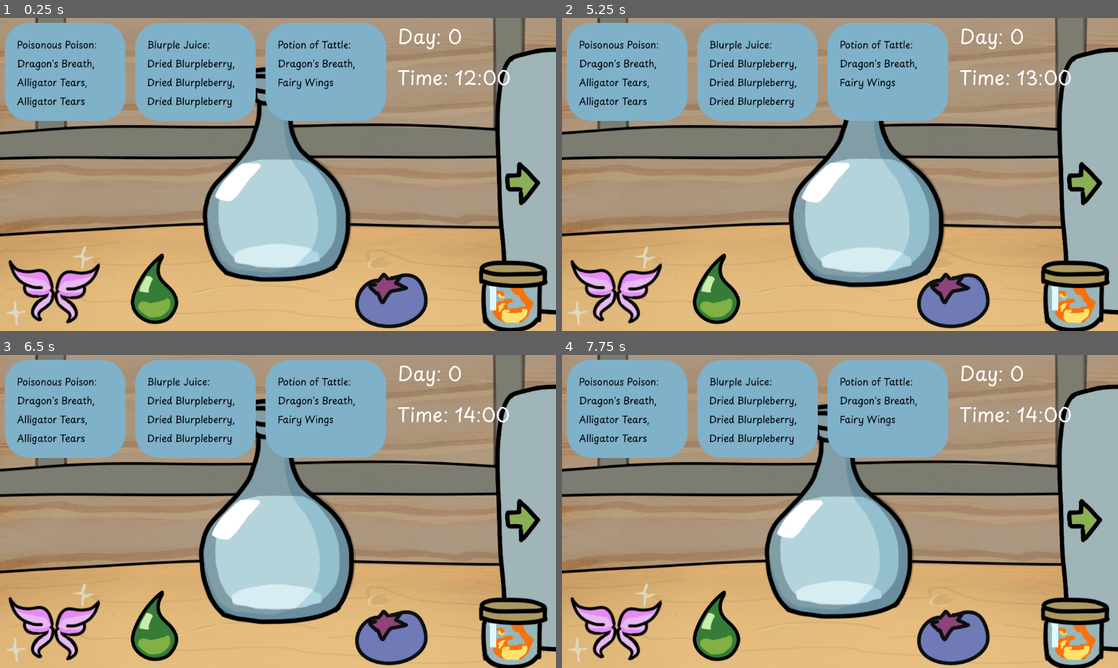
Above: before the commit, frames 1-4 (two rows, left to right).
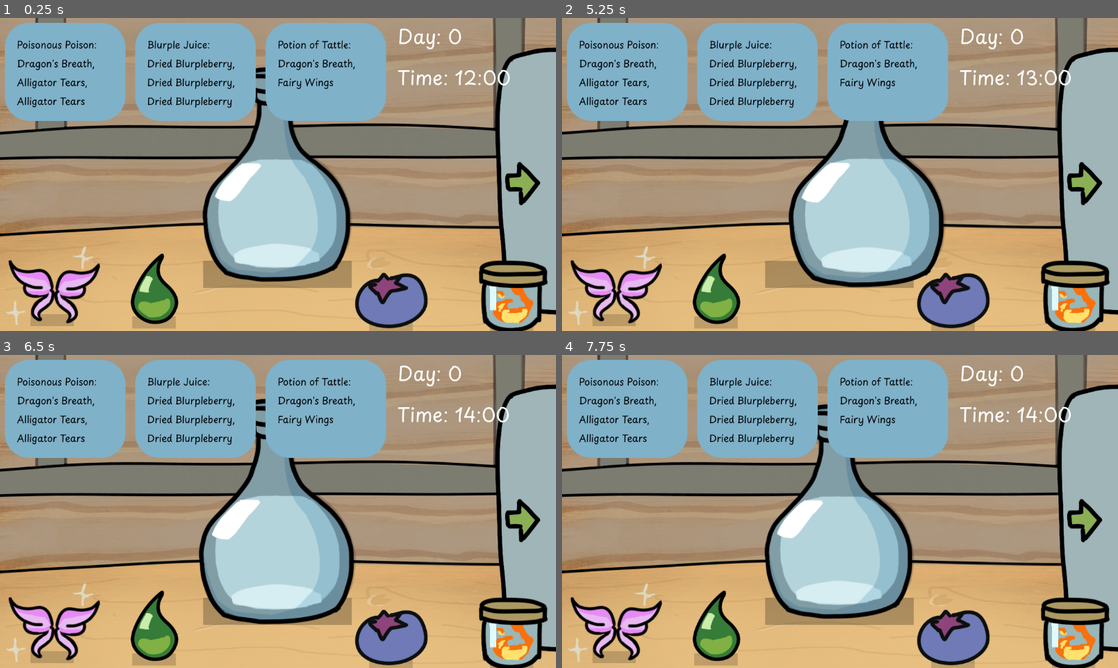
Above: after the commit, the same moments.

Repository: andreaTheCoder/MiniJam207Primal
Game: Godot game, scene res://scenes/shop.tscn
The game is run twice, just before and just after one commit, with the same random seed, the same clock (stepped at 60 frames per second) and the same inputs.
Inputs (mouse positions are in pixels of both pictures, inside the frame that each line leads up to):
- Up to frame 1 (0.25 s): no input
- Up to frame 2 (5.25 s): tap Enter (ui_accept) at 0.5, 0.77, 1.25, 1.52, 2, 2.75, 3.02, 3.5, 3.77, 4.25, 4.52 s; move the mouse to (840, 212) at 0.52 s; press the mouse at (840, 212) at 0.53 s; move the mouse to (1073, 296) at 1.27 s; release the mouse at (1073, 296) at 1.28 s; click (1073, 296) at 1.35 s; move the mouse to (951, 293) at 2.02 s; press the mouse at (951, 293) at 2.03 s; move the mouse to (717, 290) at 2.77 s; release the mouse at (717, 290) at 2.78 s; click (717, 290) at 2.85 s; move the mouse to (612, 287) at 3.52 s; press the mouse at (612, 287) at 3.53 s; move the mouse to (673, 127) at 4.27 s; release the mouse at (673, 127) at 4.28 s; click (673, 127) at 4.35 s; move the mouse to (867, 174) at 5.02 s; press the mouse at (867, 174) at 5.03 s
- Up to frame 3 (6.5 s): move the mouse to (194, 433) at 5.77 s; release the mouse at (194, 433) at 5.78 s; click (194, 433) at 5.85 s; tap Enter (ui_accept) at 6.02 s
- Up to frame 4 (7.75 s): move the mouse to (962, 495) at 6.52 s; press the mouse at (962, 495) at 6.53 s; tap Enter (ui_accept) at 6.77, 7.52 s; move the mouse to (728, 527) at 7.27 s; release the mouse at (728, 527) at 7.28 s; click (728, 527) at 7.35 s

The runs differ from the first frame. In frame 1, 1.7% of the frame differs, in the area x 5-96%, y 77-100%; in frame 2, 1.4%; in frame 3, 1.2%; in frame 4, 1.7%.

Commit message:
shadows!

Diff:
--- a/scenes/ingredient_home.tscn
+++ b/scenes/ingredient_home.tscn
@@ -11,4 +11,11 @@
 [node name="CollisionShape2D" type="CollisionShape2D" parent="." unique_id=1152077993]
 shape = SubResource("RectangleShape2D_af5xl")
 
+[node name="ColorRect" type="ColorRect" parent="." unique_id=77996312]
+offset_left = -46.0
+offset_top = 54.0
+offset_right = 44.0
+offset_bottom = 79.0
+color = Color(0, 0, 0, 0.16862746)
+
 [connection signal="area_exited" from="." to="." method="_on_area_exited"]
--- a/scenes/shop.tscn
+++ b/scenes/shop.tscn
@@ -19,6 +19,13 @@
 [node name="Tray" parent="." unique_id=611555033 instance=ExtResource("3_032fp")]
 position = Vector2(649, 24)
 
+[node name="ColorRect" type="ColorRect" parent="." unique_id=983396833]
+offset_left = -155.0
+offset_top = 179.0
+offset_right = 153.0
+offset_bottom = 235.1841
+color = Color(0, 0, 0, 0.24313726)
+
 [node name="Potion" parent="." unique_id=1206123825 instance=ExtResource("2_xfvoa")]
 scale = Vector2(1, 1)
 texture = null
